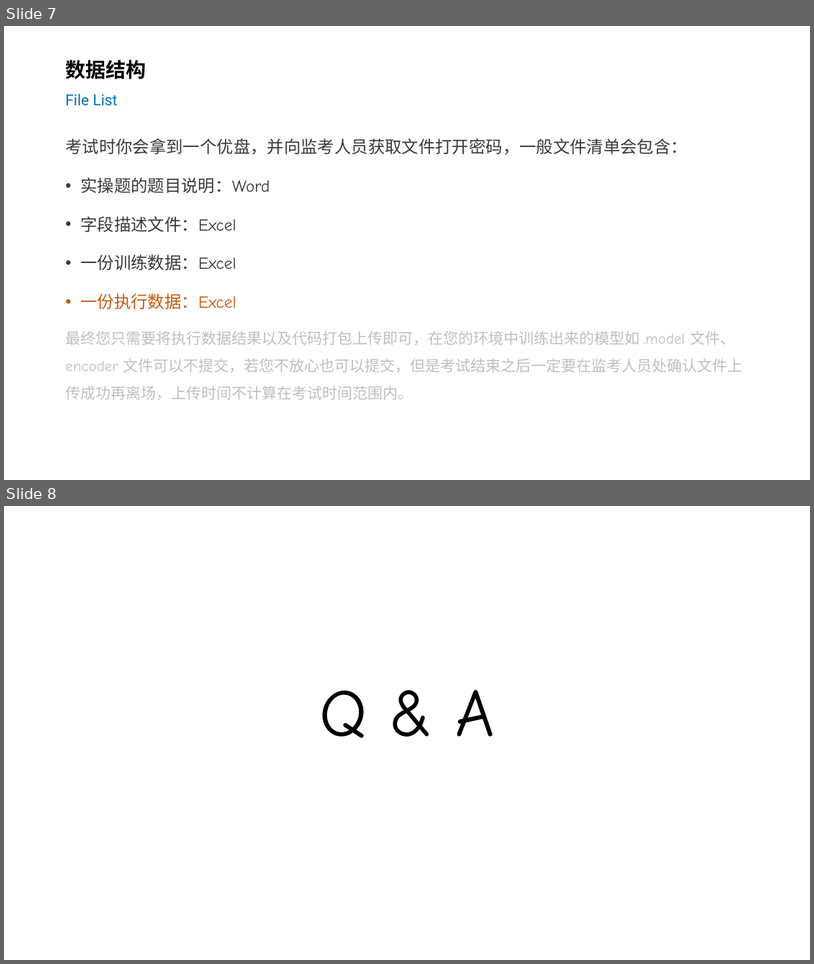
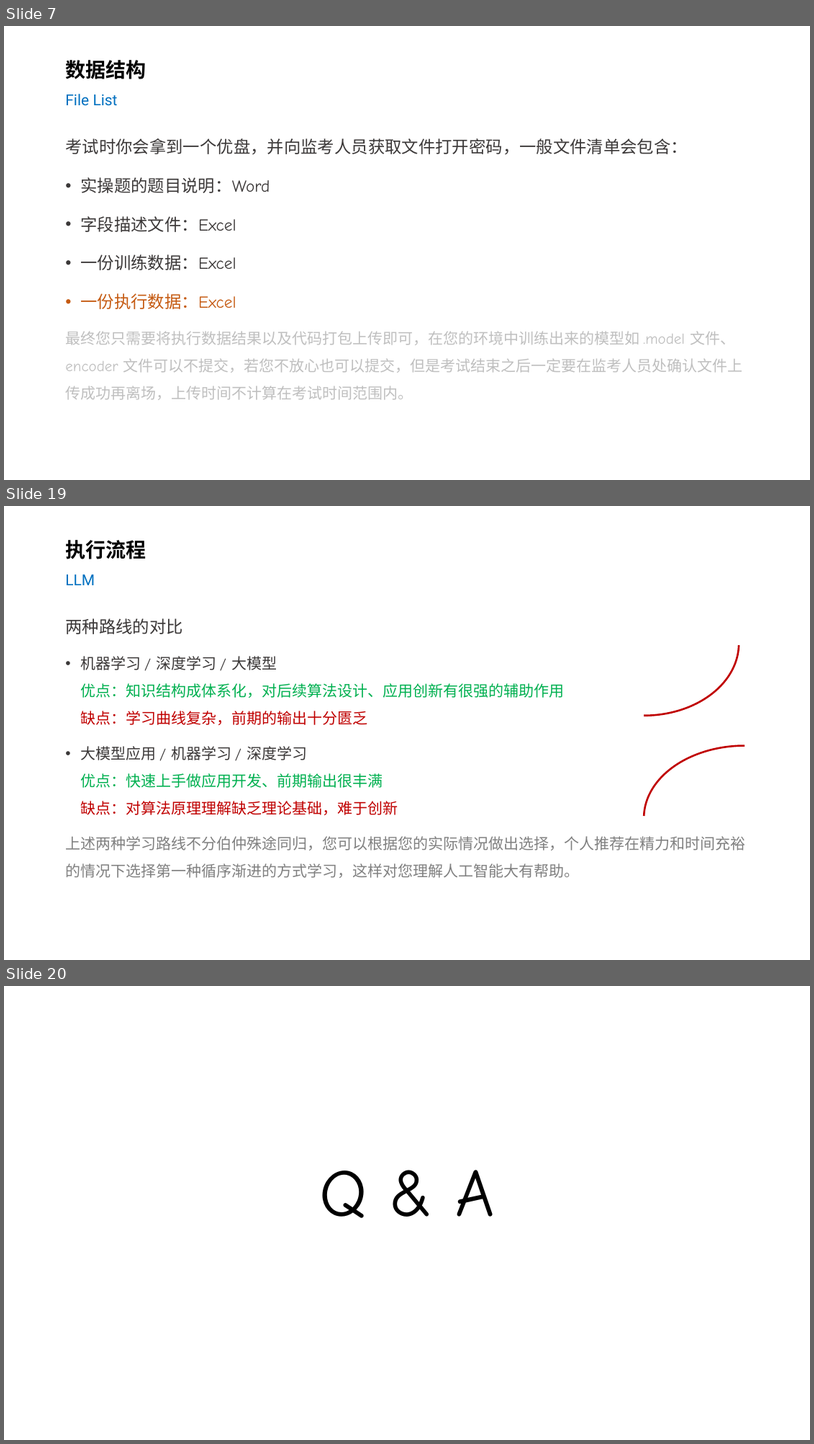
Before and after one commit to silentbalanceyh/cda-exam, a slide deck: ppt/01.基本准备.pptx. Shown one above the other, each under a label of ours: slides 7 and 8 before the commit, slides 7, 19 and 20 after it; the slides between them are not shown. The pictures are 814x964 and 814x1444 pixels, drawn with LibreOffice and Linux fonts; fonts in the diff are those of the drawing; background and template pictures are left out. Boxes give left, top, right and bottom in pixels: in the first picture for what was removed or moved away, otherwise in the second. Text is boxed around its words. In the diff, an @@ line names an element or a change of style, - is before the commit and + after.

```diff
--- a/ppt/01.基本准备.pptx
+++ b/ppt/01.基本准备.pptx
@@ slide 19 added at (x1=4, y1=506, x2=810, y2=960), background #FFFFFF @@
@@ title added at (x1=65, y1=540, x2=146, y2=585), 24 pt, text #000000, bold @@
+执行流程
+LLM
@@ arc (boxed as its full ellipse) added at (x1=550, y1=572, x2=740, y2=716), outline #C00000 2.25 pt @@
@@ text added at (x1=65, y1=618, x2=746, y2=878), 18 pt, text #808080 @@
+两种路线的对比
+• 机器学习 / 深度学习 / 大模型
+  优点：知识结构成体系化，对后续算法设计、应用创新有很强的辅助作用
+  缺点：学习曲线复杂，前期的输出十分匮乏
+• 大模型应用 / 机器学习 / 深度学习
+  优点：快速上手做应用开发、前期输出很丰满
+  缺点：对算法原理理解缺乏理论基础，难于创新
+上述两种学习路线不分伯仲殊途同归，您可以根据您的实际情况做出选择，个人推荐在精力和时间充裕的情况下选择第一种循序渐进的方式学习，这样对您理解人工智能大有帮助。
@@ arc (boxed as its full ellipse) added at (x1=644, y1=745, x2=810, y2=889), outline #C00000 2.25 pt @@
@@ what was slide 8 is now slide 20 @@
```
Also in this commit, not shown: 11 other slides added.
